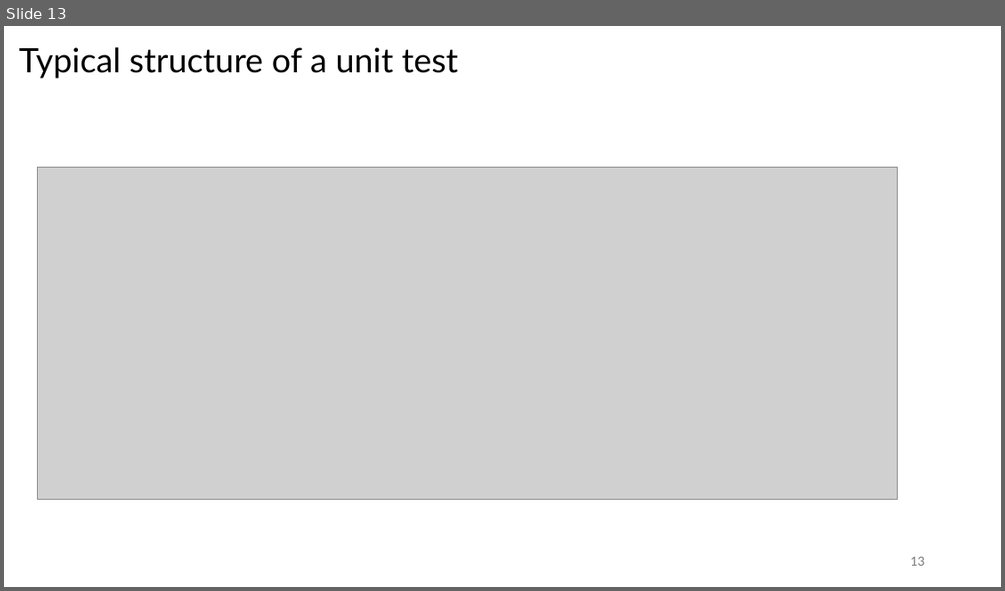
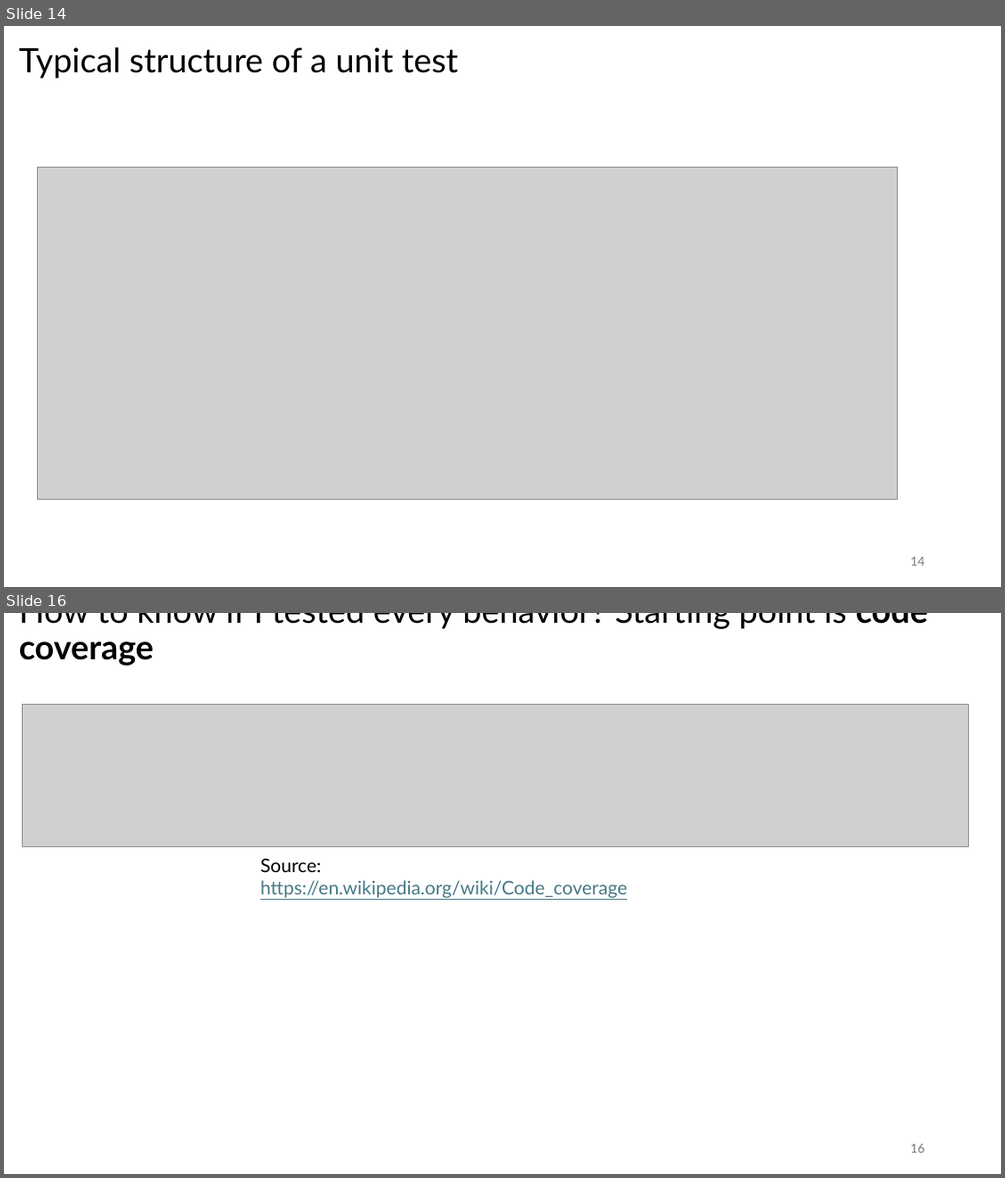
Before and after one commit to sefop/training-testing-python, a slide deck: exercises/unit-tests/instructions.pptx. Shown one above the other, each under a label of ours: slide 13 before the commit, slides 14 and 16 after it; the slides between them are not shown. The pictures are 1005x591 and 1005x1178 pixels, drawn with LibreOffice and Linux fonts; fonts in the diff are those of the drawing; grey boxes stand for pictures. Boxes give left, top, right and bottom in pixels: in the first picture for what was removed or moved away, otherwise in the second. Text is boxed around its words. In the diff, an @@ line names an element or a change of style, - is before the commit and + after.

```diff
--- a/exercises/unit-tests/instructions.pptx
+++ b/exercises/unit-tests/instructions.pptx
@@ slide 16 added at (x1=4, y1=613, x2=1001, y2=1174), background #FFFFFF @@
@@ title added at (x1=19, y1=613, x2=928, y2=666), 32.4 pt, text #000000 @@
+How to know if I tested every behavior? Starting point is code coverage
@@ picture added at (x1=22, y1=705, x2=968, y2=847) @@
@@ text added at (x1=260, y1=858, x2=627, y2=898), 18 pt, text #467886, underline @@
+Source: https://en.wikipedia.org/wiki/Code_coverage
@@ page number added at (x1=910, y1=1143, x2=924, y2=1152), 12 pt, text #797979 @@
+16
@@ what was slide 13 is now slide 14 @@
@@ page number at (x1=910, y1=556, x2=924, y2=565): text changed @@
-13
+14
```
Also in this commit, not shown: 4 slides changed, 1 other slide added, 2 other files.
